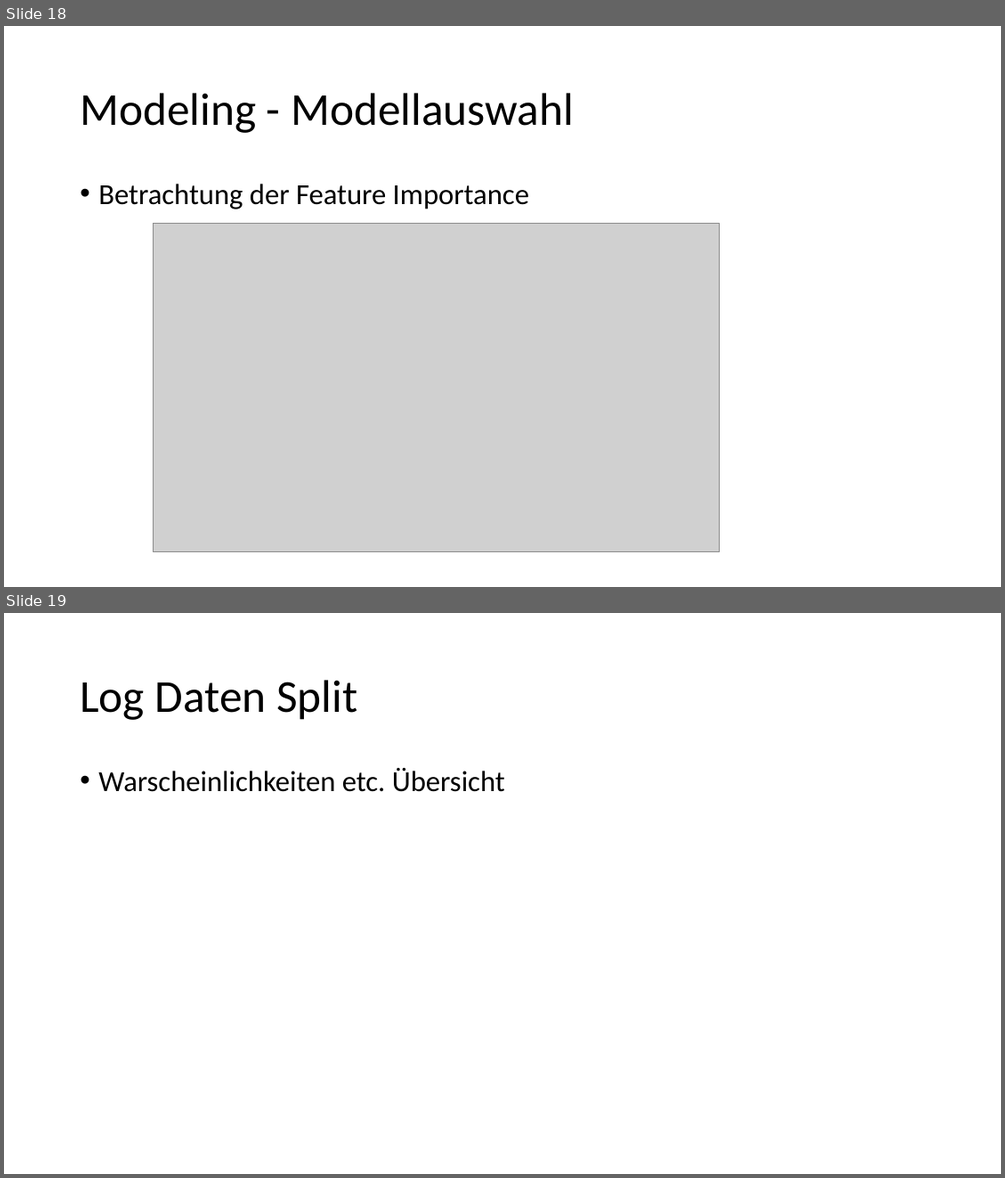
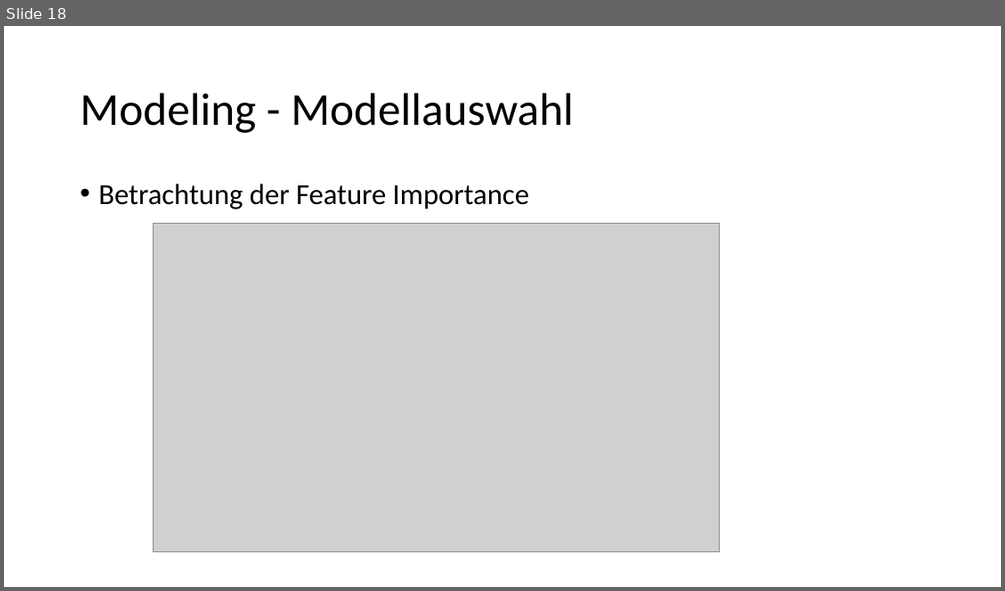
Before and after one commit to Flitschi7/big-data-management, a slide deck: Organisational/Dokumentation HHZ Rocket Project.pptx. Shown one above the other, each under a label of ours: slides 18 and 19 before the commit, slide 18 after it. The pictures are 1005x1178 and 1005x591 pixels, drawn with LibreOffice and Linux fonts; fonts in the diff are those of the drawing; grey boxes stand for pictures. Boxes give left, top, right and bottom in pixels: in the first picture for what was removed or moved away, otherwise in the second. Text is boxed around its words. In the diff, an @@ line names an element or a change of style, - is before the commit and + after.

```diff
--- a/Organisational/Dokumentation HHZ Rocket Project.pptx
+++ b/Organisational/Dokumentation HHZ Rocket Project.pptx
@@ slide 19 removed at (4, 613, 1001, 1174), background #FFFFFF @@
@@ title removed at (80, 680, 357, 720) @@
-Log Daten Split
@@ text removed at (98, 768, 505, 792) @@
-• Warscheinlichkeiten etc. Übersicht
```
Also in this commit, not shown: 7 slides changed, 2 slides added.
